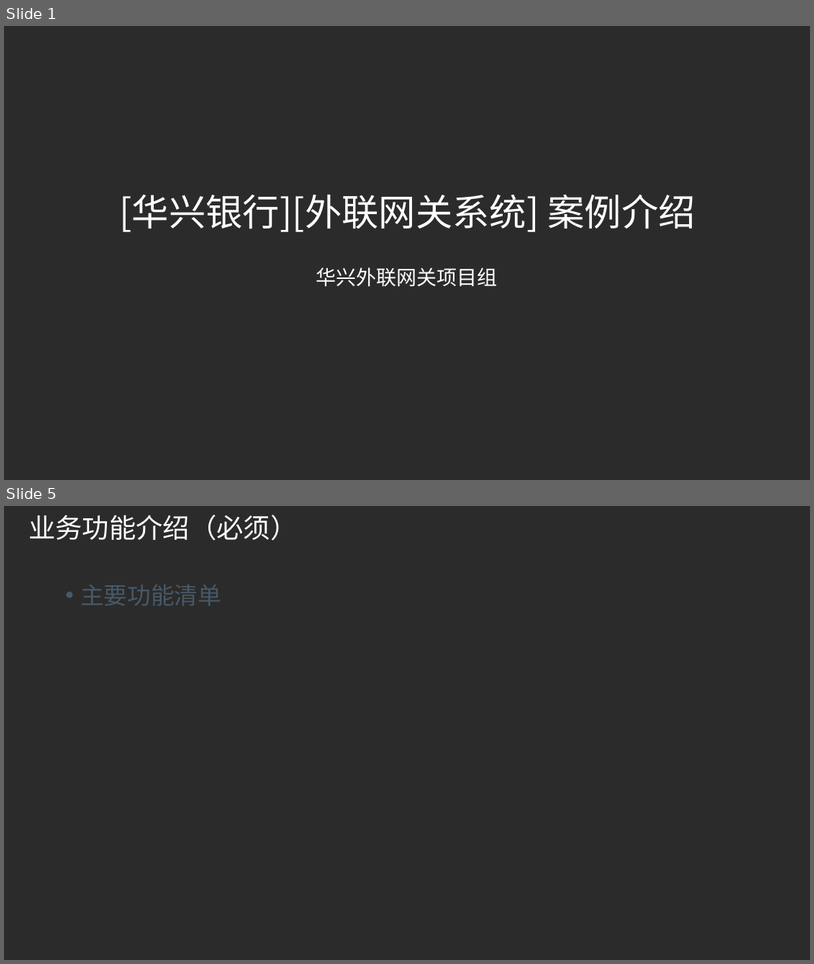
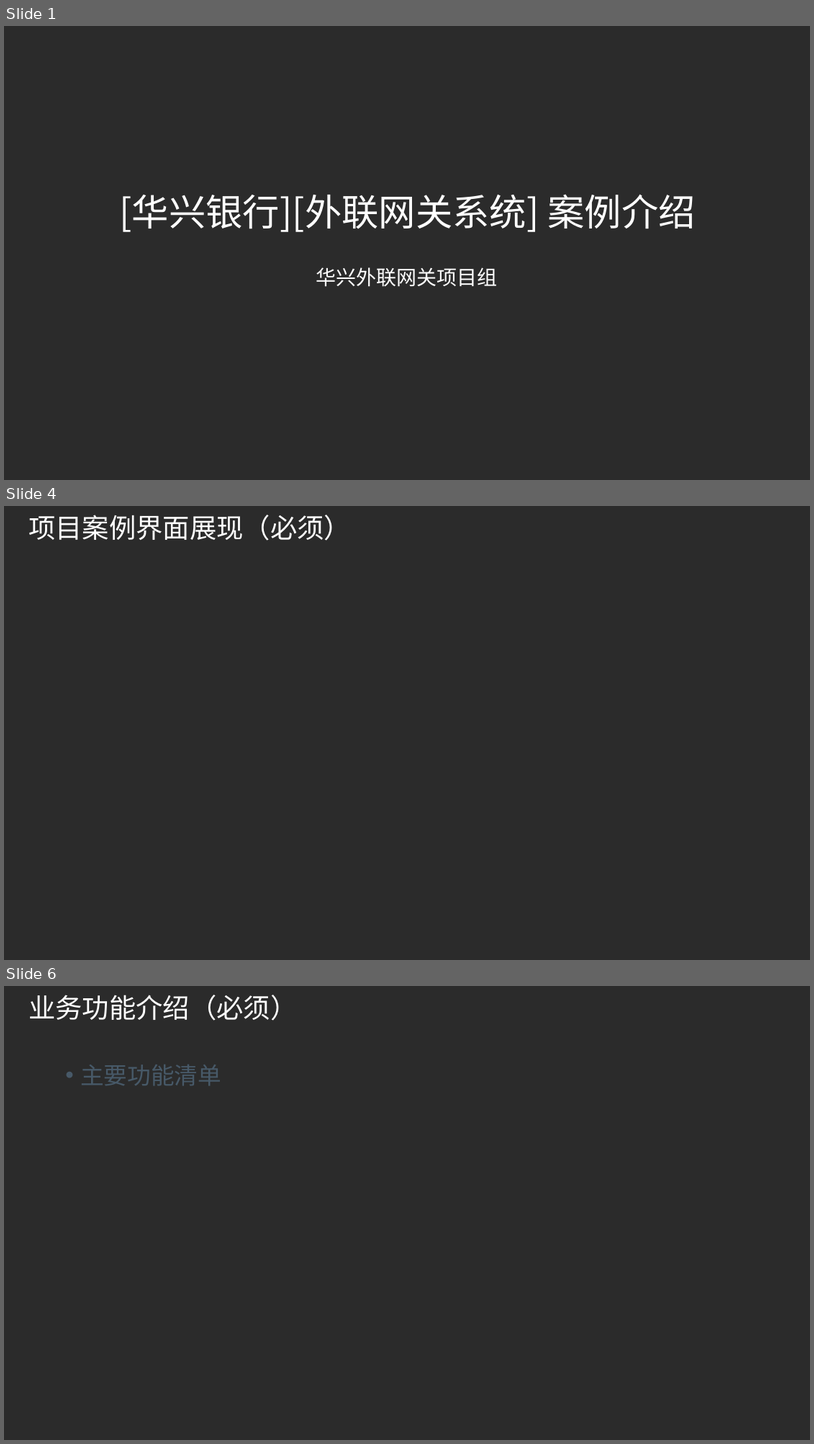
Before and after one commit to z467247132/level_up, a slide deck: 03案例分享/项目案例.pptx. Shown one above the other, each under a label of ours: slides 1 and 5 before the commit, slides 1, 4 and 6 after it; the slides between them are not shown. The pictures are 814x964 and 814x1444 pixels, drawn with LibreOffice and Linux fonts; fonts in the diff are those of the drawing; background and template pictures are left out; a plain dark background stands for a picture behind light text. Boxes give left, top, right and bottom in pixels: in the first picture for what was removed or moved away, otherwise in the second. Text is boxed around its words. In the diff, an @@ line names an element or a change of style, - is before the commit and + after.

```diff
--- a/03案例分享/项目案例.pptx
+++ b/03案例分享/项目案例.pptx
@@ slide 4 added at (x1=4, y1=506, x2=810, y2=960), background picture (left out) @@
@@ title added at (x1=28, y1=515, x2=351, y2=541), 32 pt, text #FFFFFF @@
+项目案例界面展现（必须）
@@ what was slide 5 is now slide 6 @@
```
Also in this commit, not shown: 3 slides changed, 1 other slide added, 1 slide removed, 3 other files.
